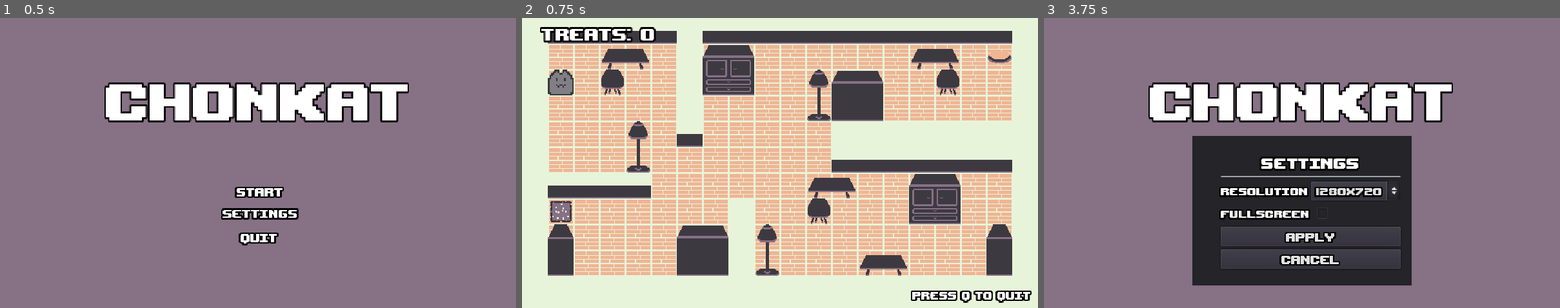
Above: before the commit, frames 1-3 (left to right).
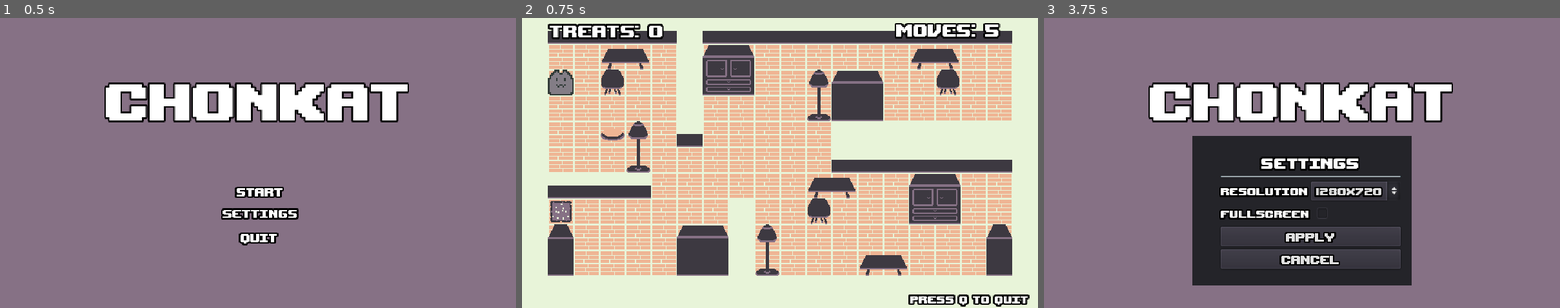
Above: after the commit, the same moments.

Repository: Maoaii/Chonkat
Game: Godot game, scene res://Levels/Menus/MenuScreen.tscn
Two runs of this game, one before a commit and one after it. Both use one fixed random seed, a clock stepped at 60 frames per second and the inputs below.
Inputs:
- Up to frame 1 (0.5 s): no input
- Up to frame 2 (0.75 s): click "Start" at 0.5 s
- Up to frame 3 (3.75 s): tap Q (quit) at 1.25, 2.75 s; hold D (right) 1.28-2 s; tap W (up) at 1.35, 1.52, 1.82, 2.85, 3.02, 3.32 s; click "Start" at 2 s; hold D (right) 2.78-3.5 s; click "Settings" at 3.5 s

Frame 1 is identical in both runs. In frame 2, 3.3% of the frame differs, in the area x 3-99%, y 1-100%; in frame 3, nothing differs.

Commit message:
Movement counter system DONE
Implemented the move counter system;
Added new "Menu" button to the "NextLevelUI";

Diff:
--- a/Global.gd
+++ b/Global.gd
@@ -11,4 +11,11 @@
 
 var current_treats = 0
 
-var move_counter = 0
+func next_level(next_level):
+	current_level = next_level
+
+func reset_level():
+	current_level = LEVELS[1]
+
+func reset_treats():
+	current_treats = 0
--- a/Levels/Level1.tscn
+++ b/Levels/Level1.tscn
@@ -1,10 +1,11 @@
-[gd_scene load_steps=9 format=2]
+[gd_scene load_steps=10 format=2]
 
 [ext_resource path="res://Tilemaps/LevelTilemap.tscn" type="PackedScene" id=1]
 [ext_resource path="res://Player/Player.tscn" type="PackedScene" id=2]
 [ext_resource path="res://Levels/Level.gd" type="Script" id=3]
 [ext_resource path="res://Tilemaps/Decorations.tscn" type="PackedScene" id=4]
 [ext_resource path="res://Player/NextLevelUI.tscn" type="PackedScene" id=5]
+[ext_resource path="res://Levels/Level2.tscn" type="PackedScene" id=6]
 [ext_resource path="res://Player/Treat/Treat.tscn" type="PackedScene" id=7]
 [ext_resource path="res://Levels/Menus/HUD.tscn" type="PackedScene" id=8]
 [ext_resource path="res://Player/Food/Food.tscn" type="PackedScene" id=9]
@@ -22,7 +23,7 @@
 position = Vector2( 48, 80 )
 
 [node name="Food" parent="." instance=ExtResource( 9 )]
-position = Vector2( 592, 48 )
+position = Vector2( 112, 144 )
 
 [node name="Treats" type="Node2D" parent="."]
 
@@ -30,5 +31,6 @@
 position = Vector2( 48, 240 )
 
 [node name="NextLevelUI" parent="." instance=ExtResource( 5 )]
+next_level = ExtResource( 6 )
 
 [node name="HUD" parent="." instance=ExtResource( 8 )]
--- a/Levels/Menus/HUD.gd
+++ b/Levels/Menus/HUD.gd
@@ -1,6 +1,10 @@
 extends Control
 
 onready var treats_label = $CanvasLayer/TreatsLabel
+onready var moves_label = $CanvasLayer/MovesLabel
 
 func _process(_delta):
 	treats_label.text = "Treats: " + str(Global.current_treats)
+
+func update_move_counter(value):
+	moves_label.text = "Moves: " + str(value)
--- a/Levels/Menus/HUD.tscn
+++ b/Levels/Menus/HUD.tscn
@@ -4,7 +4,7 @@
 [ext_resource path="res://Levels/Menus/HUD.gd" type="Script" id=2]
 [ext_resource path="res://Assets/Fonts/h3_font.tres" type="DynamicFont" id=3]
 
-[node name="HUD" type="Control"]
+[node name="HUD" type="Control" groups=["HUD"]]
 anchor_right = 1.0
 anchor_bottom = 1.0
 script = ExtResource( 2 )
@@ -16,24 +16,36 @@
 anchor_top = 0.5
 anchor_right = 0.5
 anchor_bottom = 0.5
-margin_left = -314.0
-margin_top = -176.0
-margin_right = -137.0
-margin_bottom = -145.0
+margin_left = -304.0
+margin_top = -180.0
+margin_right = -127.0
+margin_bottom = -149.0
 custom_fonts/font = ExtResource( 1 )
 text = "Treats: XXX"
 align = 1
 valign = 1
+
+[node name="MovesLabel" type="Label" parent="CanvasLayer"]
+anchor_left = 0.5
+anchor_top = 0.5
+anchor_right = 0.5
+anchor_bottom = 0.5
+margin_left = 144.0
+margin_top = -180.0
+margin_right = 308.0
+margin_bottom = -152.0
+custom_fonts/font = ExtResource( 1 )
+text = "Moves: XXX"
 
 [node name="QuitInfoLabel" type="Label" parent="CanvasLayer"]
 anchor_left = 0.5
 anchor_top = 0.5
 anchor_right = 0.5
 anchor_bottom = 0.5
-margin_left = 163.0
-margin_top = 151.0
-margin_right = 313.0
-margin_bottom = 176.0
+margin_left = 160.0
+margin_top = 156.0
+margin_right = 310.0
+margin_bottom = 181.0
 custom_fonts/font = ExtResource( 3 )
 text = "Press Q to quit"
 align = 1
--- a/Player/NextLevelUI.gd
+++ b/Player/NextLevelUI.gd
@@ -18,6 +18,12 @@
 
 
 func _on_NextLevelButton_pressed():
-	Global.current_level = next_level
+	Global.next_level(next_level)
 # warning-ignore:return_value_discarded
 	get_tree().change_scene_to(next_level)
+
+
+func _on_MenuButton_pressed():
+	Global.reset_level()
+	Global.reset_treats()
+	get_tree().change_scene_to(Global.LEVELS[0])
--- a/Player/NextLevelUI.tscn
+++ b/Player/NextLevelUI.tscn
@@ -16,9 +16,9 @@
 anchor_right = 0.5
 anchor_bottom = 0.5
 margin_left = -81.0
-margin_top = -49.5
+margin_top = -49.0
 margin_right = 81.0
-margin_bottom = 49.5
+margin_bottom = 84.0
 
 [node name="NextLevelButton" type="Button" parent="CanvasLayer/Buttons"]
 anchor_left = 0.5
@@ -26,11 +26,23 @@
 anchor_right = 0.5
 anchor_bottom = 0.5
 margin_left = -63.0
-margin_top = -38.5
+margin_top = -55.5
 margin_right = 63.0
-margin_bottom = -11.5
+margin_bottom = -28.5
 custom_fonts/font = ExtResource( 2 )
 text = "Next Level"
+
+[node name="MenuButton" type="Button" parent="CanvasLayer/Buttons"]
+anchor_left = 0.5
+anchor_top = 0.5
+anchor_right = 0.5
+anchor_bottom = 0.5
+margin_left = -32.0
+margin_top = 27.5
+margin_right = 30.0
+margin_bottom = 51.5
+custom_fonts/font = ExtResource( 2 )
+text = "Menu"
 
 [node name="RestartButton" type="Button" parent="CanvasLayer/Buttons"]
 anchor_left = 0.5
@@ -38,11 +50,12 @@
 anchor_right = 0.5
 anchor_bottom = 0.5
 margin_left = -47.0
-margin_top = 10.5
+margin_top = -13.5
 margin_right = 47.0
-margin_bottom = 37.5
+margin_bottom = 13.5
 custom_fonts/font = ExtResource( 2 )
 text = "Restart"
 
 [connection signal="pressed" from="CanvasLayer/Buttons/NextLevelButton" to="." method="_on_NextLevelButton_pressed"]
+[connection signal="pressed" from="CanvasLayer/Buttons/MenuButton" to="." method="_on_MenuButton_pressed"]
 [connection signal="pressed" from="CanvasLayer/Buttons/RestartButton" to="." method="_on_RestartButton_pressed"]
--- a/Player/Player.gd
+++ b/Player/Player.gd
@@ -3,48 +3,72 @@
 onready var camera = $Camera2D
 
 export var SPEED = 200
+export var MOVE_COUNTER = 5
+
+var DIRECTIONS = {
+	"up": Vector2(0, -SPEED),
+	"down": Vector2(0, SPEED),
+	"left": Vector2(-SPEED, 0),
+	"right": Vector2(SPEED, 0),
+}
+
 var velocity = Vector2()
 var canMove = true
 var isShake = false
 var isFrozen = false
 
+func _ready():
+	get_tree().call_group("HUD", "update_move_counter", MOVE_COUNTER)
 
 # warning-ignore:unused_argument
 func _physics_process(delta):
 	if canMove and not isFrozen:
 		if Input.is_action_just_pressed("up"):
-			velocity = Vector2(0, -SPEED)
-			canMove = false
-			isShake = true
+			set_movement("up")
 		elif Input.is_action_just_pressed("down"):
-			velocity = Vector2(0, SPEED)
-			canMove = false
-			isShake = true
+			set_movement("down")
 		elif Input.is_action_just_pressed("left"):
-			velocity = Vector2(-SPEED, 0)
-			canMove = false
-			isShake = true
+			set_movement("left")
 		elif Input.is_action_just_pressed("right"):
-			velocity = Vector2(SPEED, 0)
-			canMove = false
-			isShake = true
+			set_movement("right")
+
+	move()
 
 
+func set_movement(direction):
+	set_velocity(direction)
+	set_variables()
+
+
+func set_velocity(direction):
+	velocity = DIRECTIONS[direction]
+
+
+func set_variables():
+	canMove = false
+	isShake = true
+	MOVE_COUNTER -= 1
+	get_tree().call_group("HUD", "update_move_counter", MOVE_COUNTER)
+
+	if MOVE_COUNTER < 0:
+		get_tree().change_scene("res://Levels/Menus/DeathScreen.tscn")
+
+
+func move():
 	velocity = move_and_slide(velocity, Vector2.UP)
 
 	if velocity == Vector2(velocity.x, 0) and is_on_wall():
 		canMove = true
-
-		if isShake:
-			camera.ready_the_shake()
-			isShake = false
-
+		camera_shake()
 	elif velocity == Vector2(0, velocity.y) and (is_on_ceiling() or is_on_floor()):
 		canMove = true
+		camera_shake()
 
-		if isShake:
-			camera.ready_the_shake()
-			isShake = false
+
+func camera_shake():
+	if isShake:
+		camera.ready_the_shake()
+		isShake = false
 
 
 func freeze_player():
--- a/project.godot
+++ b/project.godot
@@ -22,6 +22,7 @@
 
 window/size/width=640
 window/size/height=360
+window/size/resizable=false
 window/size/test_width=1280
 window/size/test_height=720
 window/stretch/mode="viewport"
